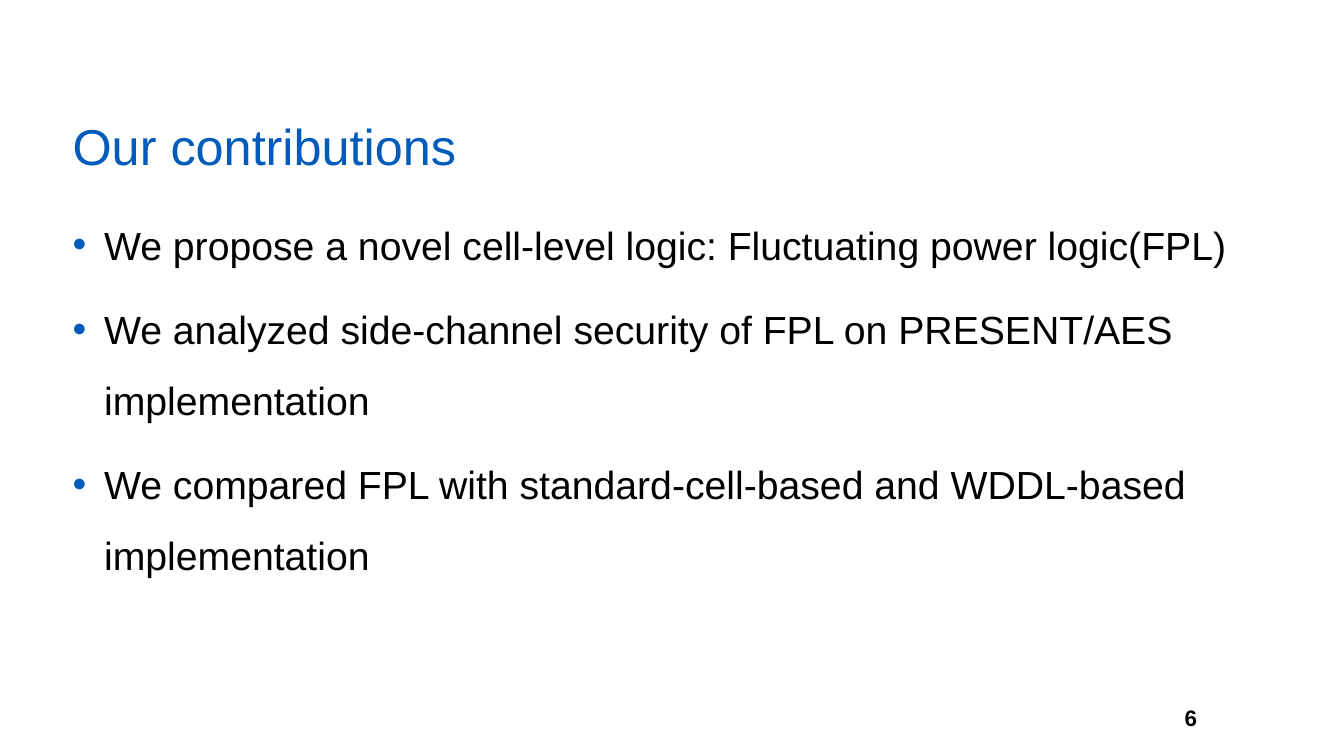
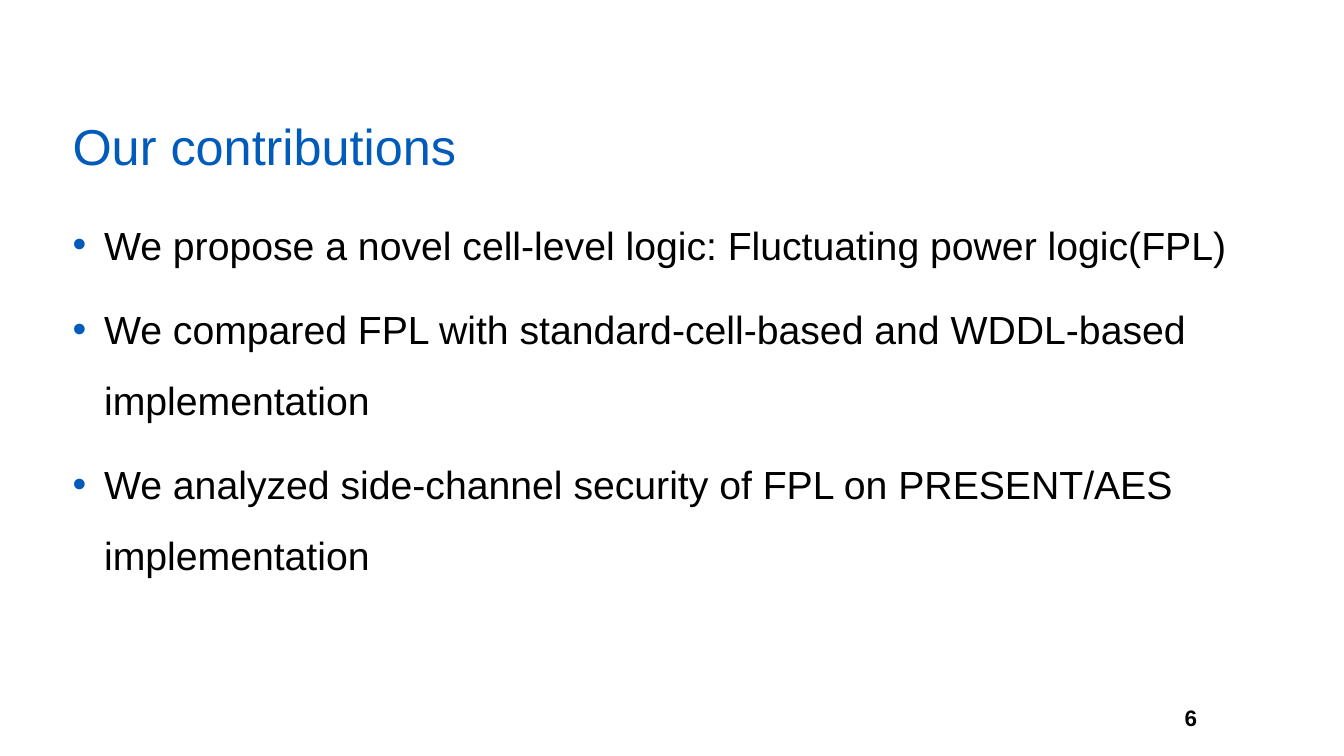
Before and after one commit to yberlin/hello-world, a slide deck: slide 6 of asianhost pre/FPL.pptx. Drawn at 1344x756 pixels with LibreOffice and Linux fonts; fonts in the diff are those of the drawing; background and template pictures are left out. Boxes give left, top, right and bottom in pixels: in the first picture for what was removed or moved away, otherwise in the second. Text is boxed around its words. In the diff, an @@ line names an element or a change of style, - is before the commit and + after.

```diff
--- a/asianhost pre/FPL.pptx
+++ b/asianhost pre/FPL.pptx
@@ text at <box>104,315,1186,423</box>: paragraph added @@
+• We compared FPL with standard-cell-based and WDDL-based implementation
@@ text at <box>104,470,1186,578</box>: paragraph removed @@
-• We compared FPL with standard-cell-based and WDDL-based implementation
```
Also in this commit, not shown: 3 other slides changed.
